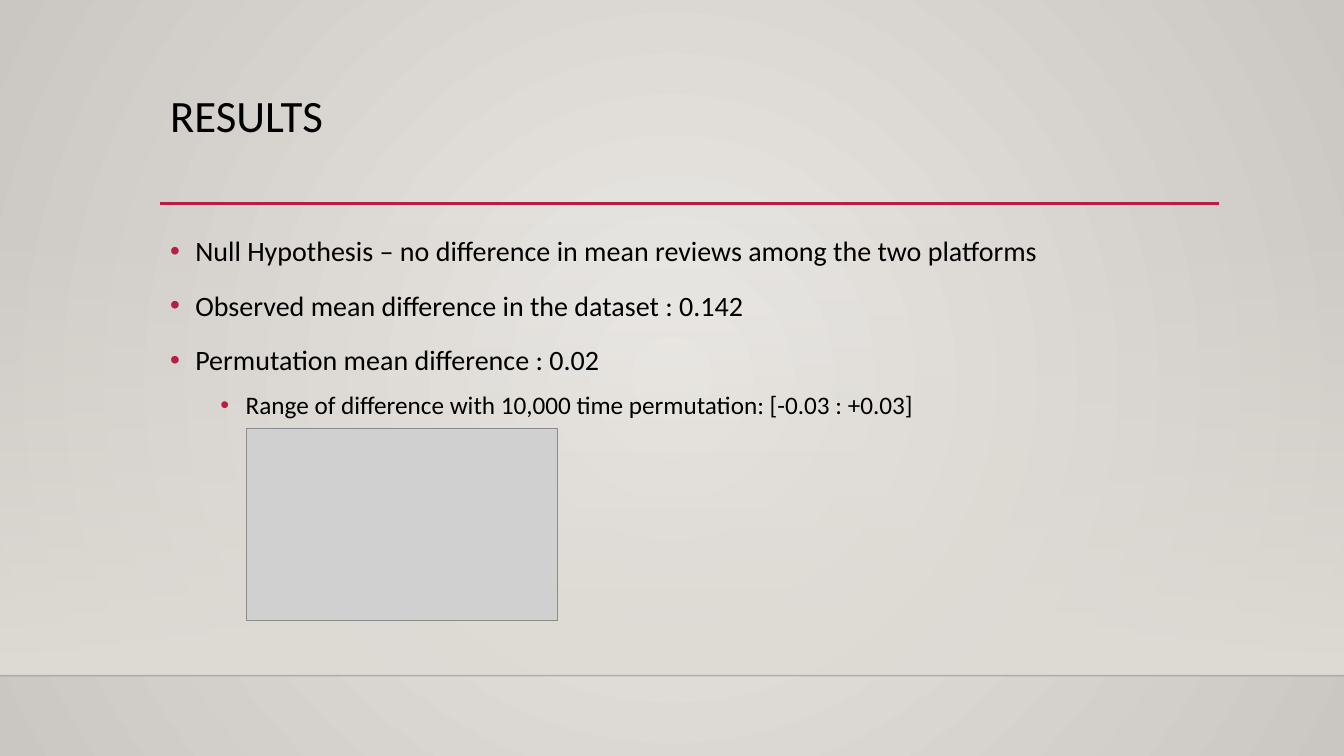
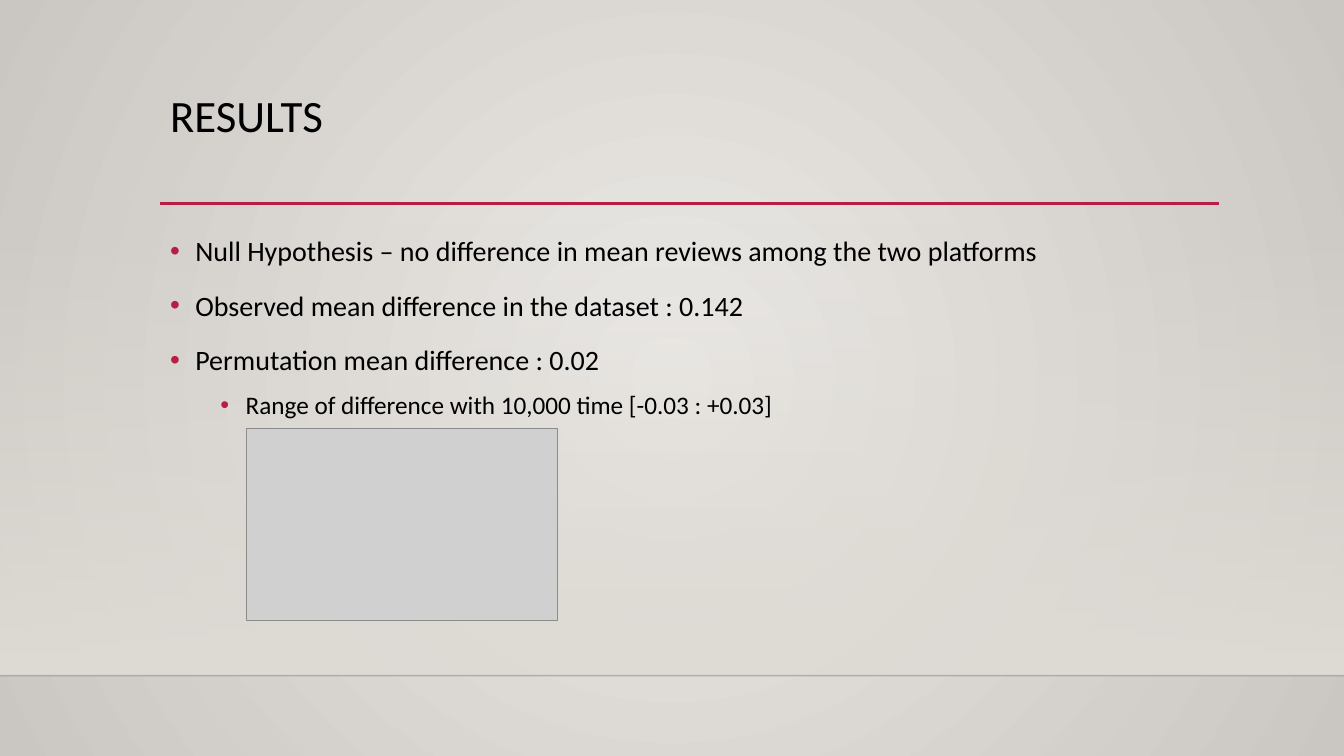
Before and after one commit to sittingman/dstrackprep, a slide deck: slide 4 of Apps/Platform analysis.pptx. Drawn at 1344x756 pixels with LibreOffice and Linux fonts; fonts in the diff are those of the drawing; grey boxes stand for pictures; background and template pictures are left out. Boxes give left, top, right and bottom in pixels: in the first picture for what was removed or moved away, otherwise in the second. Text is boxed around its words. In the diff, an @@ line names an element or a change of style, - is before the commit and + after.

```diff
--- a/Apps/Platform analysis.pptx
+++ b/Apps/Platform analysis.pptx
@@ text at (246, 395, 772, 419): text changed @@
-  • Range of difference with 10,000 time permutation: [-0.03 : +0.03]
+  • Range of difference with 10,000 time [-0.03 : +0.03]
```
Also in this commit, not shown: 3 other slides changed.
